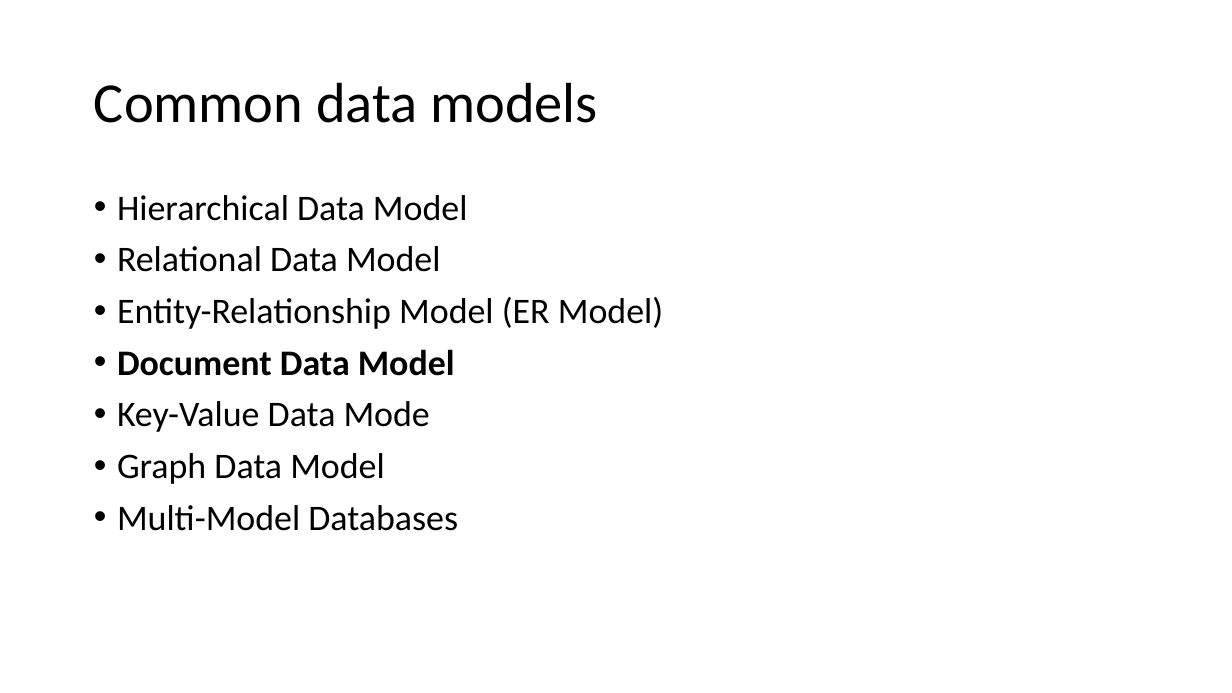
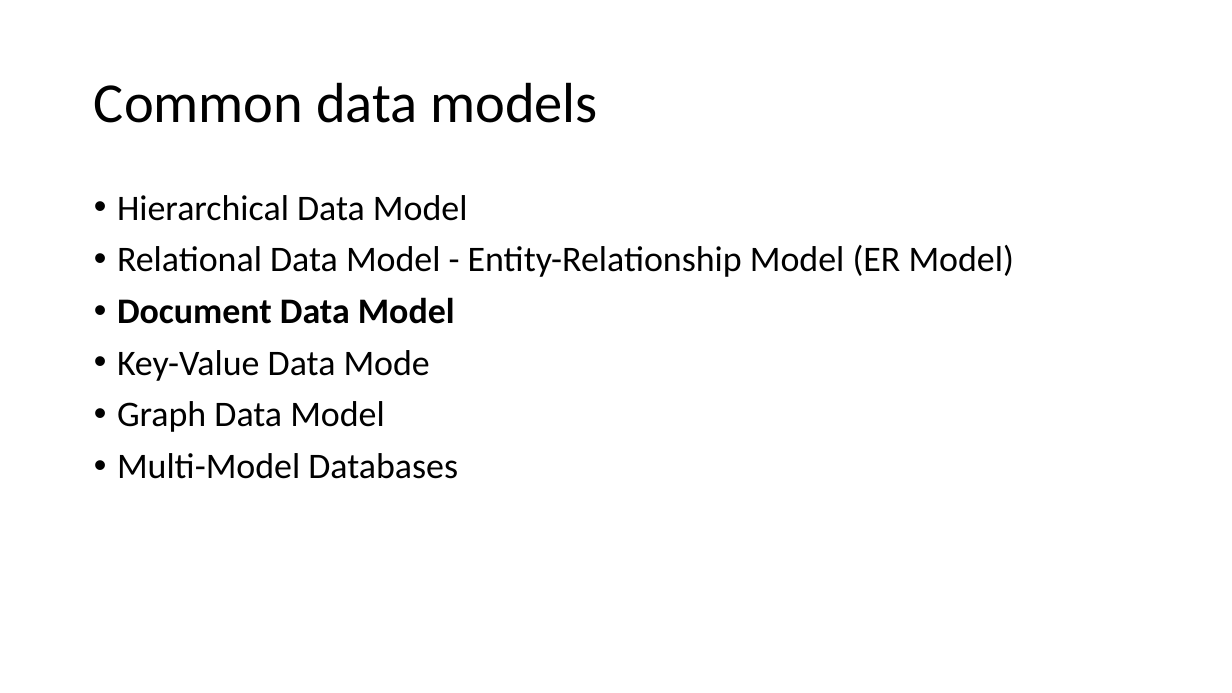
Before and after one commit to motazsaad/Exploratory-Analysis-of-Big-Data, a slide deck: slide 44 of PPT slides/02 EDABDC - Data Models - part 1.pptx. Drawn at 1232x693 pixels with LibreOffice and Linux fonts; fonts in the diff are those of the drawing. Boxes give left, top, right and bottom in pixels: in the first picture for what was removed or moved away, otherwise in the second. Text is boxed around its words. In the diff, an @@ line names an element or a change of style, - is before the commit and + after.

```diff
--- a/PPT slides/02 EDABDC - Data Models - part 1.pptx
+++ b/PPT slides/02 EDABDC - Data Models - part 1.pptx
@@ text at (117, 245, 1014, 277): text changed @@
-• Relational Data Model
-• Entity-Relationship Model (ER Model)
+• Relational Data Model - Entity-Relationship Model (ER Model)
```
Also in this commit, not shown: 7 other slides changed, 1 slide added, 1 slide removed.
